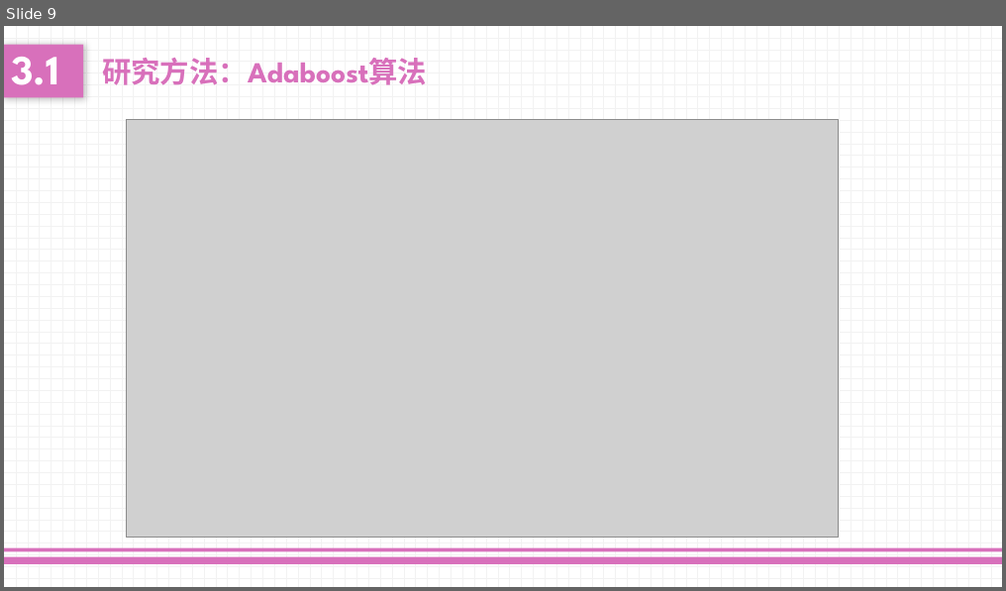
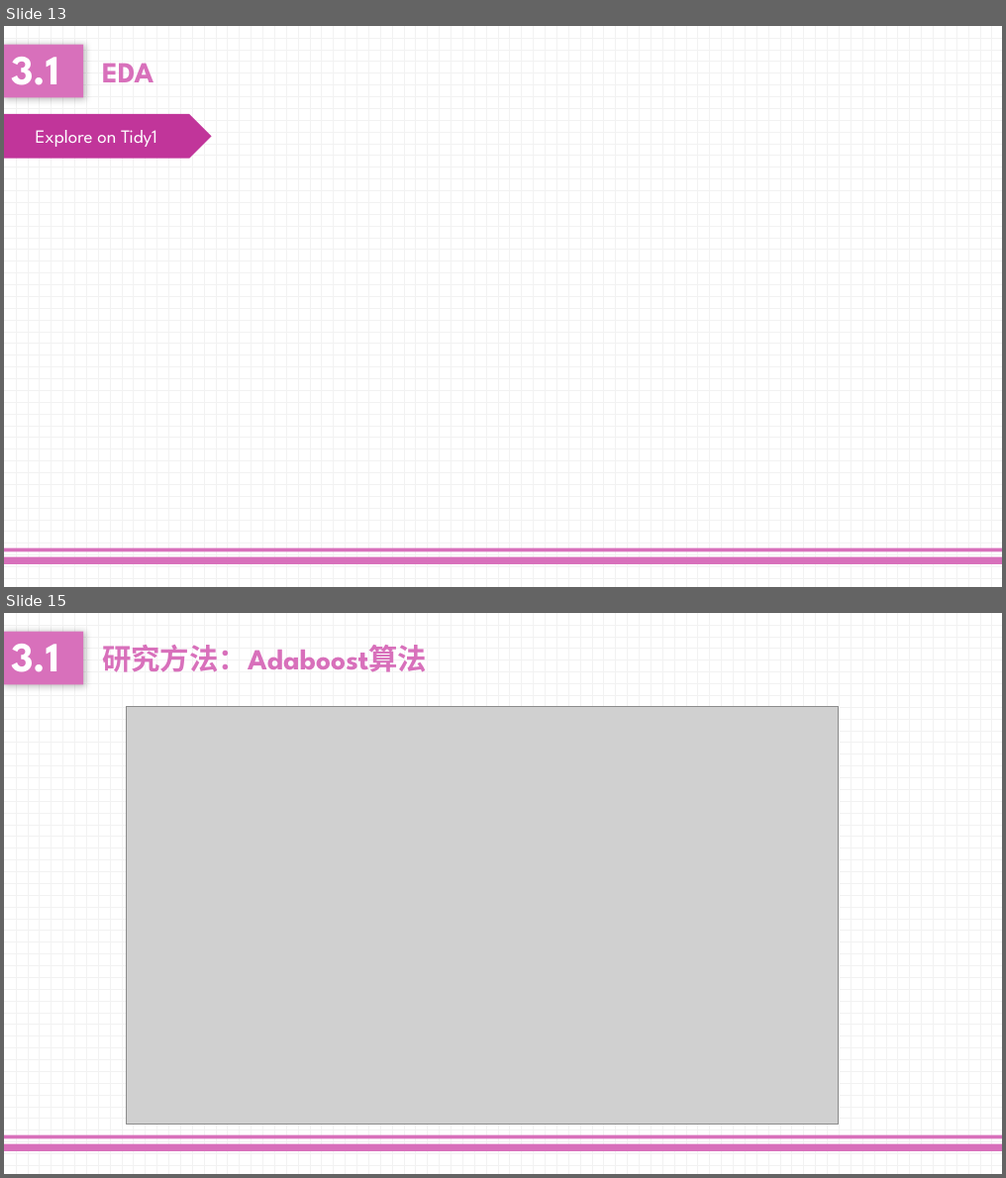
Before and after one commit to lloydliu717/MidtermProject, a slide deck: Presentation.pptx. Shown one above the other, each under a label of ours: slide 9 before the commit, slides 13 and 15 after it; the slides between them are not shown. The pictures are 1006x591 and 1006x1178 pixels, drawn with LibreOffice and Linux fonts; fonts in the diff are those of the drawing; grey boxes stand for pictures. Boxes give left, top, right and bottom in pixels: in the first picture for what was removed or moved away, otherwise in the second. Text is boxed around its words. In the diff, an @@ line names an element or a change of style, - is before the commit and + after.

```diff
--- a/Presentation.pptx
+++ b/Presentation.pptx
@@ slide 13 added at <box>4,26,1002,587</box>, background pattern #F2F2F2 on #FFFFFF; not listed: 2 template elements that a slide beside it also shows @@
@@ text added at <box>4,44,83,97</box>, fill #D870BB, 40 pt, text #FFFFFF, bold @@
+3.1
@@ text added at <box>102,63,153,82</box>, 28 pt, text #D870BB, bold @@
+EDA
@@ pentagon arrow added at <box>4,114,212,159</box>, fill #C1359A, 18 pt, text #FFFFFF @@
+Explore on Tidy1
@@ what was slide 9 is now slide 15 @@
```
Also in this commit, not shown: 2 slides changed, 11 other slides added, 6 slides removed.
